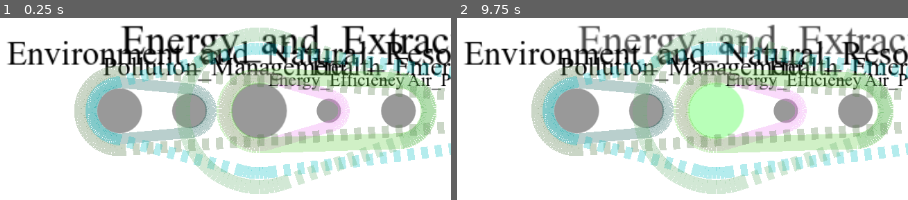
Above: before the commit, frames 1-2 (left to right).
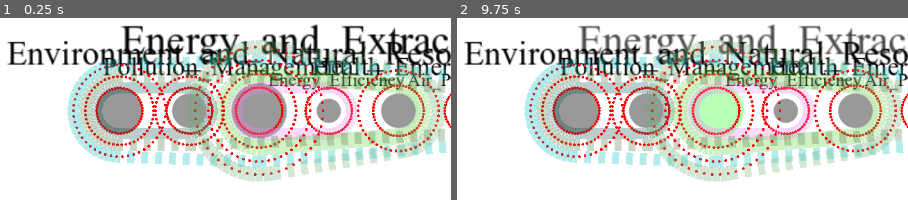
Above: after the commit, the same moments.

Repository: Attila772/hypergodot
Game: Godot game, scene res://main.tscn
The game is run twice, just before and just after one commit, with the same random seed, the same clock (stepped at 60 frames per second) and the same inputs.
Inputs (mouse positions are in pixels of both pictures, inside the frame that each line leads up to):
- Up to frame 1 (0.25 s): no input
- Up to frame 2 (9.75 s): tap Enter at 0.5, 2, 3.5, 6.6 s; move the mouse to (682, 19) at 0.52 s; hold D 0.53-1.25 s; tap Backspace at 0.6, 8.1 s; click (682, 19) at 0.67 s; tap Space at 1.25, 2.75, 4.25 s; drag from (outside the picture) to (470, 130) at 1.27 s; move the mouse to (outside the picture) at 2.02 s; hold D 2.03-2.75 s; tap F at 2.1, 9.6 s; drag from (470, 130) to (outside the picture) at 2.77 s; move the mouse to (750, 109) at 3.52 s; hold A 3.53-4.25 s; tap Z at 3.6 s; drag from (outside the picture) to (outside the picture) at 4.27 s; move the mouse to (547, 41) at 5.02 s; hold S 5.03-5.75 s; tap Delete at 5.1 s; click (547, 41) at 5.17 s; drag from (outside the picture) to (outside the picture) at 5.77 s; move the mouse to (682, 19) at 6.52 s; hold D 6.53-7.25 s; drag from (outside the picture) to (470, 130) at 7.27 s; move the mouse to (outside the picture) at 8.02 s; hold S 8.03-8.75 s; drag from (470, 130) to (outside the picture) at 8.77 s; move the mouse to (750, 109) at 9.52 s; hold D from 9.53 s (still down); click (750, 109) at 9.67 s

The runs differ from the first frame. In frame 1, 32% of the frame differs, in the area x 14-100%, y 5-97%; in frame 2, 32%.

Commit message:
Offset circle error fixed
There was an error where the edges overlapped, and even got the same offset circle, so they sat on the same arc, overlapping completely. This is now solved, as the offset circles are calculated correctly.

Diff:
--- a/HyperEdge.gd
+++ b/HyperEdge.gd
@@ -24,10 +24,14 @@
 	var points = []
 	for node_id in nodes:
 		var node = get_node_from_group(node_id)
+
 		if node:
 			var center = node.position
-			var radius = nodes[node_id] * node.scale.x  # Adjust radius based on node scale
-			points += generate_circle_points(center, radius, 100)  # Generate circle points
+			var radius = nodes[node_id]
+			points += generate_circle_points(center, radius,50)  # Generate circle points
+			# Draw each point as a small circle for visibility
+			for point in points:
+				draw_circle(point, 2, Color(1, 0, 0))  # Red color, radius 2
 
 	# Compute the convex hull of the points
 	var hull = andrew_monotone_chain(points)
@@ -79,60 +83,20 @@
 			lowest = point
 	return lowest
 
-func sort_points_by_angle(points, p0):
-	points.sort_custom(func(a, b):
-		var angle_a = calculate_polar_angle(a, p0)
-		var angle_b = calculate_polar_angle(b, p0)
-		return angle_a < angle_b # For ascending order; use '>' for descending
-	)
-	return points
-
-func calculate_polar_angle(a, p0):
-	var dy = a.y - p0.y
-	var dx = a.x - p0.x
-	var angle = atan2(dy, dx)
-	return angle
-
-func compare_polar_angle(p0, a, b):
-	var o = orientation(p0, a, b)
-	if o == 0:  # Collinear
-		return p0.distance_to(a) < p0.distance_to(b)
-	return o == 2  # Clockwise or counterclockwise
-
-func graham_scan(points):
-	if points.size() < 3:
-		return []
-
-	var p0 = find_lowest_point(points)
-	var sorted_points = sort_points_by_angle(points.duplicate(), p0)
-	var stack = []
-	stack.append(p0)
-	stack.append(sorted_points[1])
-	stack.append(sorted_points[2])
-
-	for i in range(3, sorted_points.size()):
-		while stack.size() >= 2 and orientation(stack[stack.size() - 2], stack[stack.size() - 1], sorted_points[i]) != 2:
-			stack.pop_back()
-		stack.append(sorted_points[i])
-
-	return stack
 
 func andrew_monotone_chain(points):
 	if points.size() < 3:
 		return points
-
 	# Sort points
 	points.sort_custom(func(a, b):
 		return a.x < b.x if a.x != b.x else a.y < b.y
 	)
-
-	# BLower hull
+	# Lower hull
 	var lower = []
 	for p in points:
 		while lower.size() >= 2 and cross(lower[lower.size() - 2], lower[lower.size() - 1], p) <= 0:
 			lower.pop_back()
 		lower.append(p)
-
 	# Upper hull
 	var upper = []
 	for i in range(points.size() - 1, -1, -1):
@@ -140,10 +104,9 @@
 		while upper.size() >= 2 and cross(upper[upper.size() - 2], upper[upper.size() - 1], p) <= 0:
 			upper.pop_back()
 		upper.append(p)
-
-	# Concatenate the lower and upper hulls
+	# Concatenate the hulls
 	# The first and last points in lower will be the same as the last two points in upper,
-	# so we omit them from the result
+	# so we pop them from the result
 	lower.pop_back()
 	upper.pop_back()
 	return lower + upper
--- a/HyperNode.gd
+++ b/HyperNode.gd
@@ -69,15 +69,26 @@
 
 func make_offset_circles():
 	offset_circles.clear()
-	var circle_count = edges.size()
 	var scale_factor = (scale.x + scale.y) / 2
 	var base_radius = 25 * scale_factor
-	var radius_increment = 10 * scale_factor
+	var cumulative_radius = base_radius
+	var edge_widths = []
+	for edge_id in edges.keys():
+		var edge_support = edges[edge_id]
+		var edge_width = pow(edge_support, 0.35) # Function to calculate edge width based on support
+		edge_widths.append(edge_width)
 
-	for i in range(circle_count):
-		var radius = base_radius + i * radius_increment
-		offset_circles.append(radius)
+	for i in range(edge_widths.size()):
+		var edge_width = edge_widths[i]
+		# Increase the radius by half of the previous edge's width and half of the current edge's width
+		# This ensures that the edges do not overlap
+		if i == 0:
+			cumulative_radius += edge_width / 2
+		else:
+			cumulative_radius += (edge_widths[i - 1] / 2) + (edge_width / 2)
 
+		offset_circles.append(cumulative_radius)
+		# cumulative_radius += edge_width / 2  # Prepare for the next edge (not needed here)
 	queue_redraw()
 
 
--- a/main.gd
+++ b/main.gd
@@ -40,8 +40,8 @@
 
 func populate_edge_data(file_data):
 	var hyperedge_scene = load("res://HyperEdge.tscn")
-	var nodes = file_data["nodes"] # Retrieve nodes from the file data
-	var edges = file_data["edges"] # Retrieve edges from the file data
+	var nodes = file_data["nodes"]  # Retrieve nodes from the file data
+	var edges = file_data["edges"]  # Retrieve edges from the file data
 
 	var group_names = []
 	for edge_id in edges:
@@ -49,36 +49,62 @@
 		if group_name not in group_names:
 			group_names.append(group_name)
 	Global.initialize_groups(group_names)
-	# Iterate over nodes to build edge data based on node connections
+
+	# Step 1: Build a per-node mapping of edge IDs to radii
+	var node_edge_radius_map = {}  # Dictionary mapping node_id to {edge_id: radius}
 	for node_id in nodes:
 		var node_edges = nodes[node_id].edges
-		var circle_ref = get_node(str(node_id)) # Assuming this gets a node instance with 'offset_circles'
-		var offset_circles = circle_ref.offset_circles # List of radii for offset circles
-		for edge_index in range(node_edges.size()):
-			var edge_id = node_edges.keys()[edge_index]
-			if not edges.has(edge_id):
-				edges[edge_id] = {"nodes": [], "radii": [], "support": 0, "group": ""}
-
-
-			if edge_index < offset_circles.size(): # Ensure there's a corresponding circle
-				var radius = offset_circles[edge_index]
-				print(offset_circles[edge_index])
-
-				# Append node and radius information for the edge
-
-				edges[edge_id]["radii"].append(radius)
-				edges[edge_id]["support"] = nodes[node_id].edges[edge_id] # Support value
-				edges[edge_id]["group"] = edges[edge_id]["group"] # Group is already stored in the edges dictionary
-
+		var circle_ref = get_node(str(node_id))  # Get node instance with 'offset_circles'
+		var offset_circles = circle_ref.offset_circles  # List of radii for offset circles
+
+		var edge_ids = node_edges.keys()
+		var edge_radius_map = {}
+
+		# Ensure there are enough radii for each edge
+		if offset_circles.size() < edge_ids.size():
+			print("Error: Node %s has more edges (%s) than offset circles provided." % [node_id, edge_ids.size()])
+			continue  # Skip this node if radii are insufficient
+
+		# Map each edge_id to its corresponding radius for this node
+		for i in range(edge_ids.size()):
+			var edge_id = edge_ids[i]
+			var radius = offset_circles[i]
+			edge_radius_map[edge_id] = radius
+
+		node_edge_radius_map[node_id] = edge_radius_map
+
+	# Step 2: Build edges data using node_edge_radius_map
+	for edge_id in edges:
+		var edge_nodes = edges[edge_id]["nodes"]  # Nodes connected by this edge
+		var edge_radii = []
+		var edge_node_ids = []
+
+		for node_id in edge_nodes:
+			if node_edge_radius_map.has(node_id):
+				var edge_radius_map = node_edge_radius_map[node_id]
+				if edge_radius_map.has(edge_id):
+					var radius = edge_radius_map[edge_id]
+					edge_node_ids.append(node_id)
+					edge_radii.append(radius)
+				else:
+					print("Error: Edge radius not found for node %s and edge %s" % [node_id, edge_id])
 			else:
-				print("Error: Node %s has more edges (%s) than offset circles provided." % [node_id, node_edges.size()])
-				break
-
-	# Instantiate hyperedges and visualize them
+				print("Error: Node %s not found in node_edge_radius_map" % node_id)
+
+		# Update edges[edge_id] with aligned nodes and radii
+		edges[edge_id]["nodes"] = edge_node_ids
+		edges[edge_id]["radii"] = edge_radii
+
+	# Step 3: Instantiate hyperedges and visualize them
 	for edge_id in edges:
 		var hyperedge_instance = hyperedge_scene.instantiate()
 		var edge_data = edges[edge_id]
 		var node_radii_pairs = {}
+
+		# Ensure nodes and radii arrays are aligned
+		if edge_data["nodes"].size() != edge_data["radii"].size():
+			print("Error: Mismatch between nodes and radii sizes for edge", edge_id)
+			continue  # Skip this edge if there's a mismatch
 
 		# Map each node to its radius
 		for i in range(edge_data["nodes"].size()):
@@ -93,7 +119,7 @@
 		var color = Color(randf(), randf(), randf(), 0.3)  # Generate a random color
 		hyperedge_instance.color = color
 
-		# Set the group name (2021 or 2022) to the hyperedge instance for future use
+		# Set the group name to the hyperedge instance for future use
 		hyperedge_instance.group = edge_data["group"]
 
 		hyperedge_instance.add_to_group("edges")
@@ -104,6 +130,7 @@
 
 		# Add the hyperedge instance to the scene tree
 		add_child(hyperedge_instance)
+
 
 
 
@@ -282,12 +309,12 @@
 	var centrality_scores = {}
 
 	# Calculate centrality (degree centrality in this case)
-	print(nodes)
+
 	for node_id in nodes:
 		var degree = nodes[node_id].edges.size()
 		centrality_scores[node_id] = degree
 		max_centrality = max(max_centrality, degree)
-	print(centrality_scores)
+
 	# Resize nodes based on centrality
 	for node_id in nodes:
 		var node_instance = get_node(str(node_id))
--- a/project.godot
+++ b/project.godot
@@ -12,16 +12,12 @@
 
 config/name="Hypergodot"
 run/main_scene="res://main.tscn"
-config/features=PackedStringArray("4.2", "Forward Plus")
+config/features=PackedStringArray("4.3", "Forward Plus")
 config/icon="res://icon.svg"
 
 [autoload]
 
 Global="*res://Global.gd"
-
-[debug]
-
-settings/stdout/print_fps=true
 
 [display]
 
@@ -33,7 +29,7 @@
 
 [editor_plugins]
 
-enabled=PackedStringArray("res://addons/kanban_tasks/plugin.cfg")
+enabled=PackedStringArray()
 
 [input]
 
Not shown, changed: Times New Roman.ttf.import
Not shown, changed: patterns.txt
Not shown, added: pat704F.tmp
Not shown, added: patD2D1.tmp
